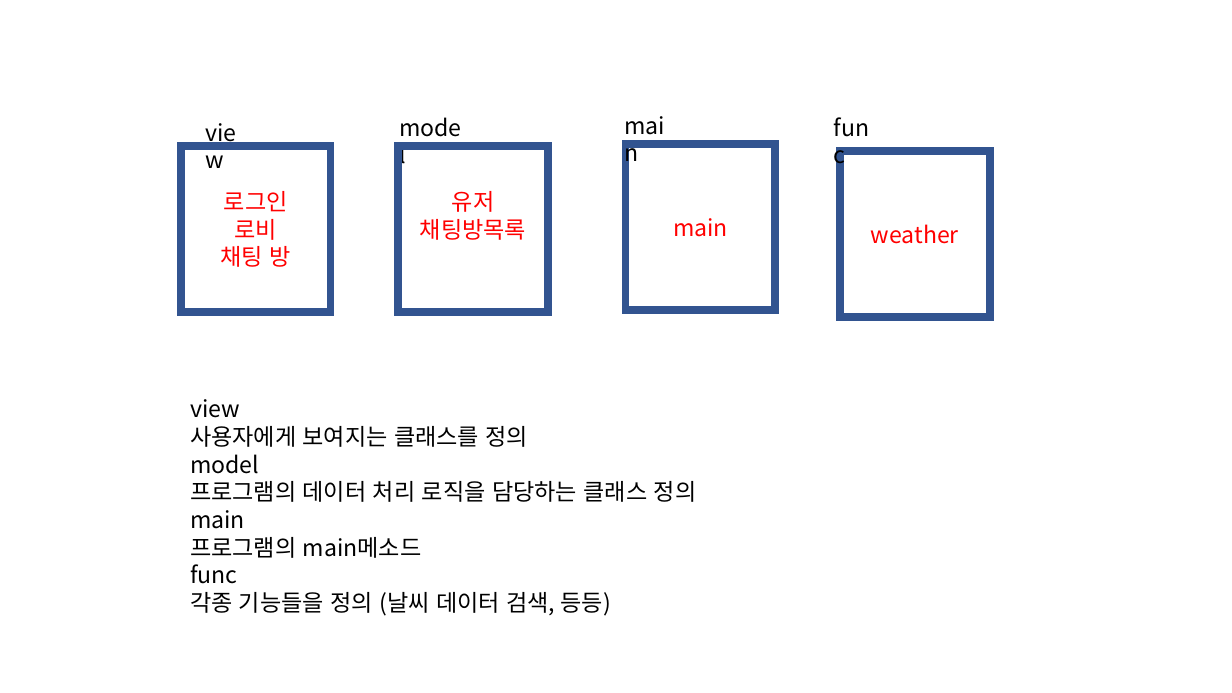
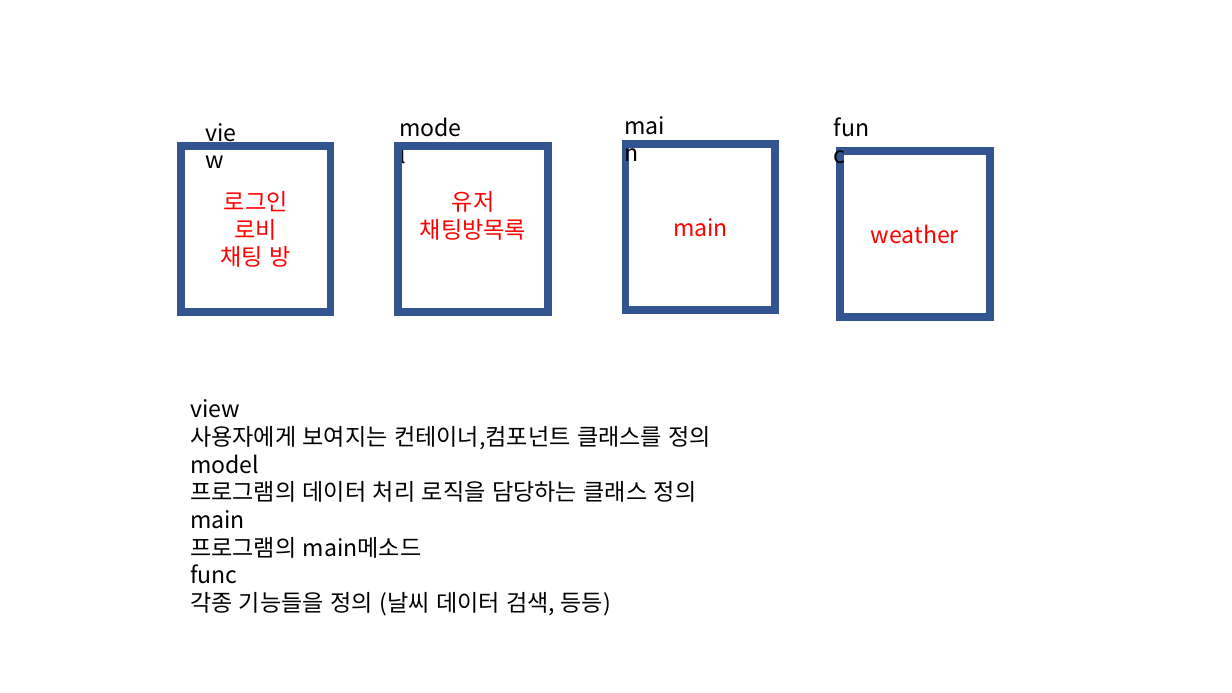
Before and after one commit to shawn-flunge/tutoring-for-java, a slide deck: slide 2 of 7th/7th material.pptx. Drawn at 1232x693 pixels with LibreOffice and Linux fonts; fonts in the diff are those of the drawing. Boxes give left, top, right and bottom in pixels: in the first picture for what was removed or moved away, otherwise in the second. Text is boxed around its words. In the diff, an @@ line names an element or a change of style, - is before the commit and + after.

```diff
--- a/7th/7th material.pptx
+++ b/7th/7th material.pptx
@@ text at [190, 426, 712, 449]: text changed @@
-사용자에게 보여지는 클래스를 정의
+사용자에게 보여지는 컨테이너,컴포넌트 클래스를 정의
```
Also in this commit, not shown: 2 other slides changed, 14 other files.
